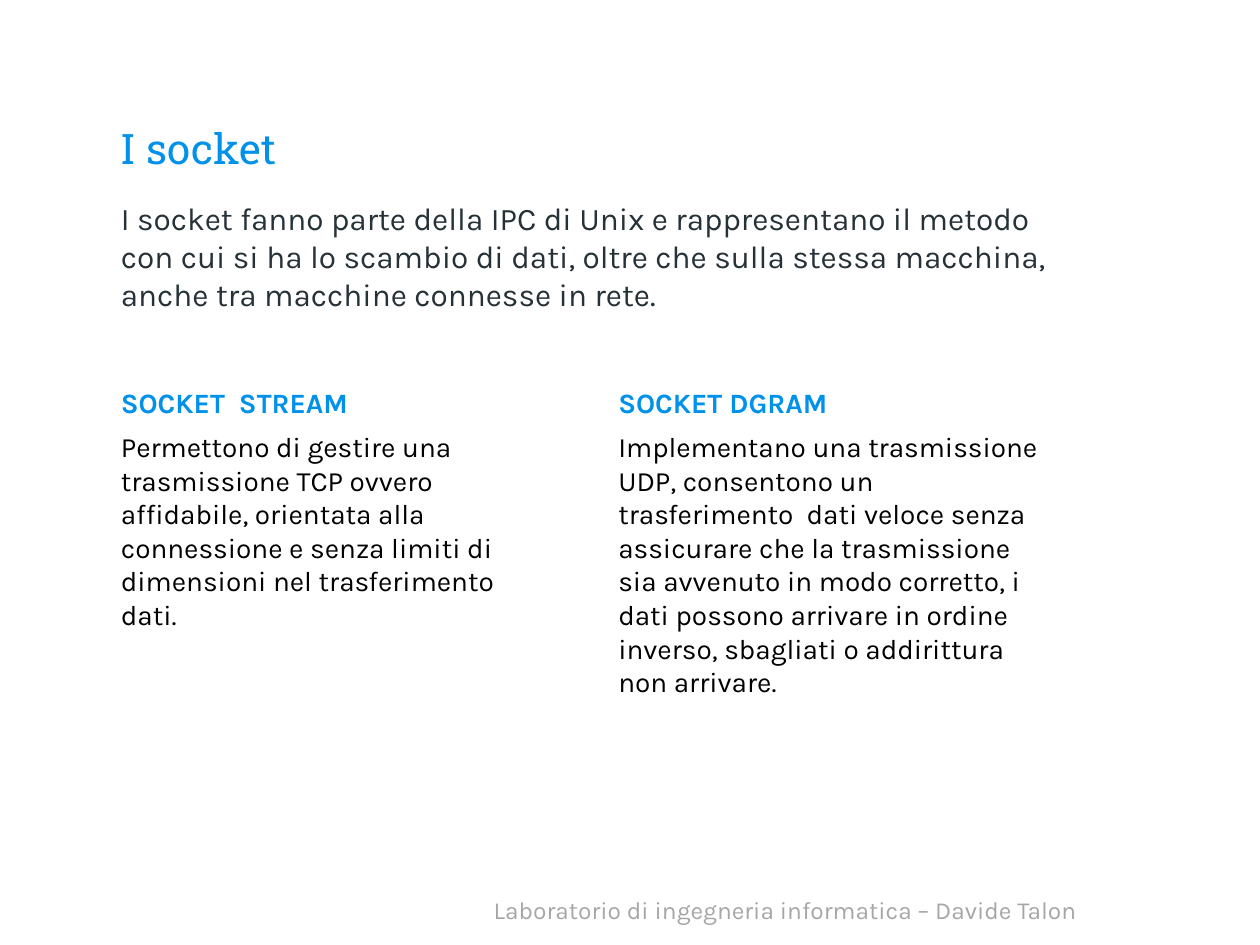
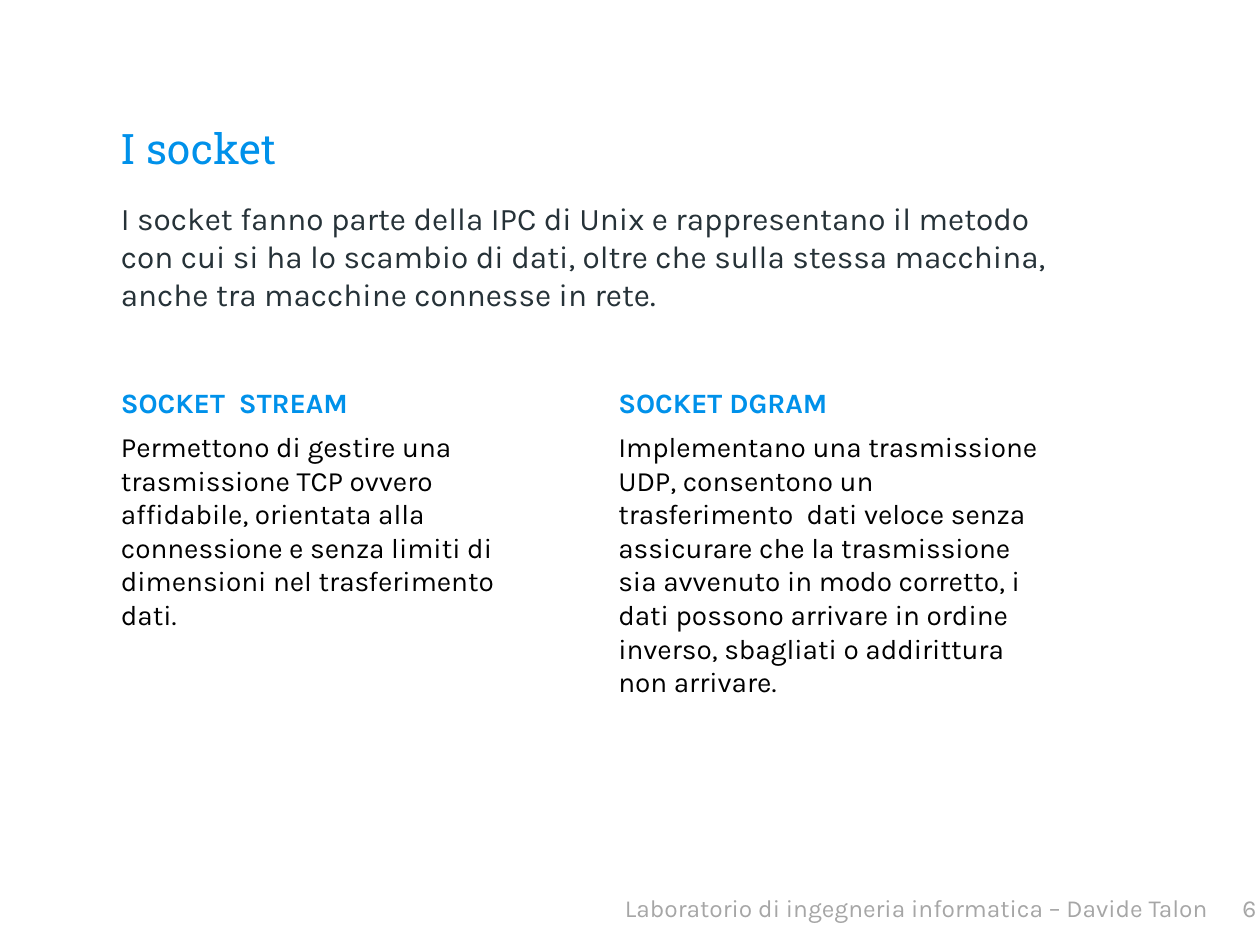
Before and after one commit to davidetalon/link, a slide deck: slide 7 of Presentation slides/Presentazione.pptx. Drawn at 1260x945 pixels with LibreOffice and Linux fonts; fonts in the diff are those of the drawing; background and template pictures are left out. Boxes give left, top, right and bottom in pixels: in the first picture for what was removed or moved away, otherwise in the second. Text is boxed around its words. In the diff, an @@ line names an element or a change of style, - is before the commit and + after.

```diff
--- a/Presentation slides/Presentazione.pptx
+++ b/Presentation slides/Presentazione.pptx
@@ text at box(625, 900, 1256, 923): text changed @@
-Laboratorio di ingegneria informatica – Davide Talon
+Laboratorio di ingegneria informatica – Davide Talon 6
```
Also in this commit, not shown: 25 other slides changed, 2 slides added, 1 slide removed.
